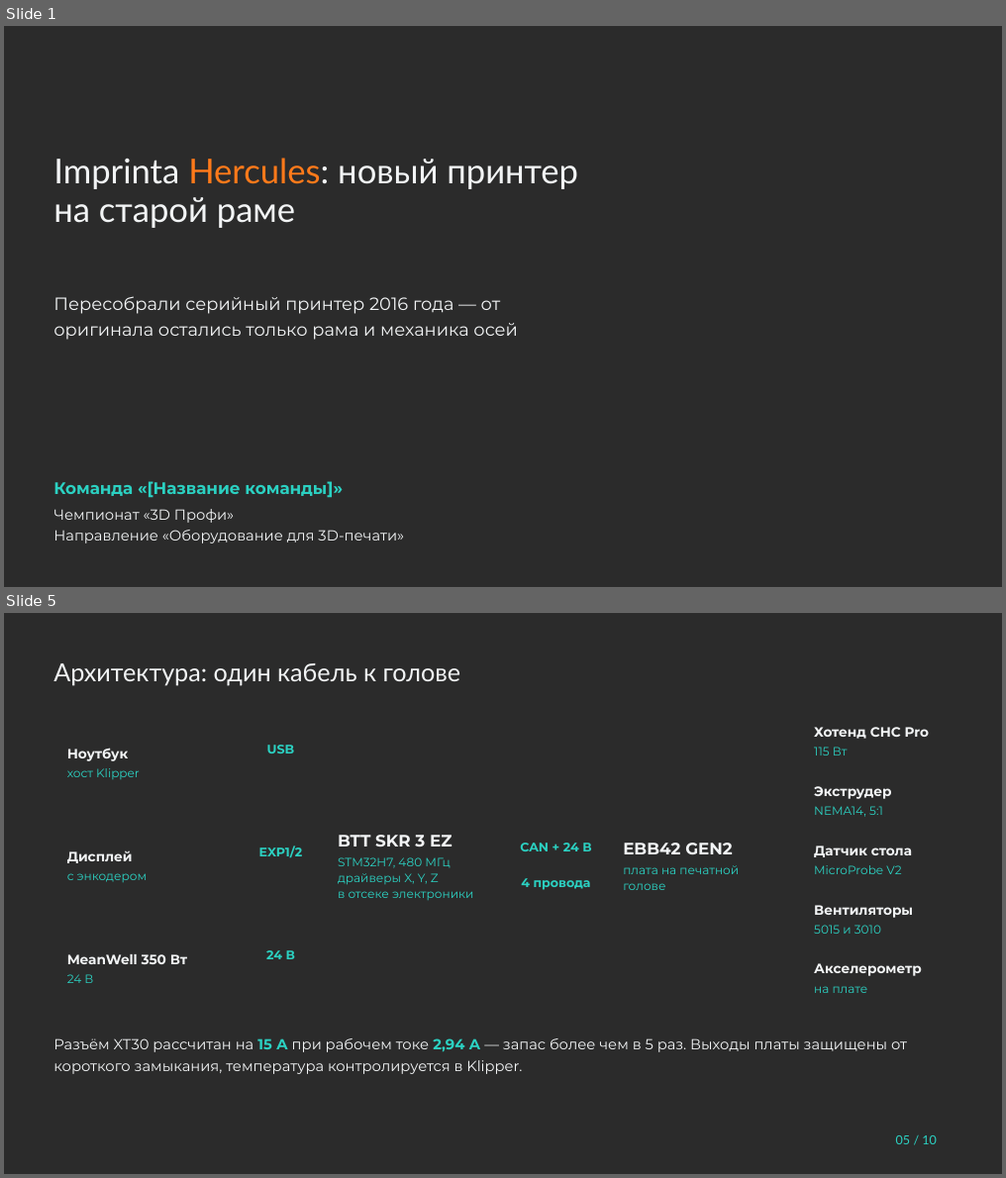
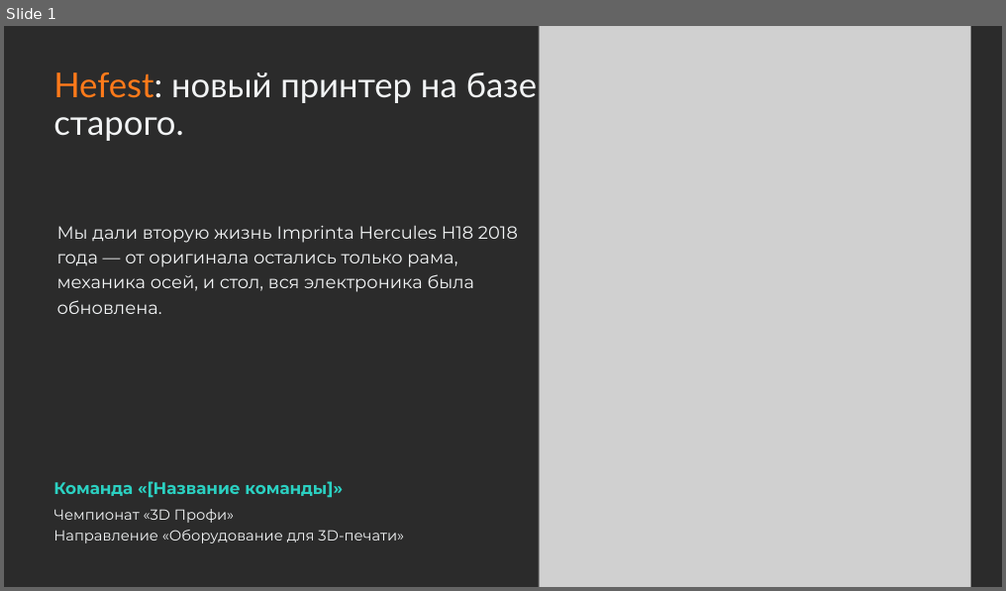
Before and after one commit to pmixay/3d-project, a slide deck: submission/Hercules_prezentaciya.pptx. Shown one above the other, each under a label of ours: slides 1 and 5 before the commit, slide 1 after it; the slides between them are not shown. The pictures are 1006x1178 and 1006x591 pixels, drawn with LibreOffice and Linux fonts; fonts in the diff are those of the drawing; grey boxes stand for pictures; background and template pictures are left out; a plain dark background stands for a picture behind light text. Boxes give left, top, right and bottom in pixels: in the first picture for what was removed or moved away, otherwise in the second. Text is boxed around its words. In the diff, an @@ line names an element or a change of style, - is before the commit and + after.

```diff
--- a/submission/Hercules_prezentaciya.pptx
+++ b/submission/Hercules_prezentaciya.pptx
@@ slide 5 removed at (4, 613, 1002, 1174), background picture (left out) @@
@@ text removed at (54, 663, 461, 686) @@
-Архитектура: один кабель к голове
@@ text removed at (814, 727, 930, 739) @@
-Хотенд CHC Pro
@@ text removed at (67, 748, 129, 761) @@
-Ноутбук
@@ text removed at (267, 745, 295, 754) @@
-USB
@@ text removed at (814, 747, 847, 756) @@
-115 Вт
@@ text removed at (67, 768, 140, 779) @@
-хост Klipper
@@ text removed at (814, 786, 891, 799) @@
-Экструдер
@@ text removed at (814, 806, 883, 817) @@
-NEMA14, 5:1
@@ text removed at (259, 846, 303, 859) @@
-EXP1/2
@@ text removed at (338, 835, 452, 847) @@
-BTT SKR 3 EZ
@@ text removed at (520, 843, 591, 852) @@
-CAN + 24 В
@@ text removed at (623, 843, 733, 855) @@
-EBB42 GEN2
@@ text removed at (814, 846, 912, 858) @@
-Датчик стола
@@ text removed at (67, 851, 133, 863) @@
-Дисплей
@@ text removed at (67, 873, 147, 882) @@
-с энкодером
@@ text removed at (338, 858, 473, 900) @@
-STM32H7, 480 МГц
-драйверы X, Y, Z
-в отсеке электроники
@@ text removed at (521, 878, 591, 890) @@
-4 провода
@@ text removed at (623, 865, 739, 890) @@
-плата на печатной голове
@@ text removed at (814, 865, 901, 874) @@
-MicroProbe V2
@@ text removed at (814, 905, 913, 918) @@
-Вентиляторы
@@ text removed at (814, 925, 881, 934) @@
-5015 и 3010
@@ text removed at (67, 955, 187, 964) @@
-MeanWell 350 Вт
@@ text removed at (266, 951, 295, 959) @@
-24 В
@@ text removed at (814, 963, 922, 976) @@
-Акселерометр
@@ text removed at (67, 974, 93, 983) @@
-24 В
@@ text removed at (814, 986, 868, 993) @@
-на плате
@@ text removed at (54, 1039, 907, 1074) @@
-Разъём XT30 рассчитан на 15 А при рабочем токе 2,94 А — запас более чем в 5 раз. Выходы платы защищены от короткого замыкания, температура контролируется в Klipper.
@@ text removed at (896, 1136, 937, 1145) @@
-05 / 10
@@ slide 1 changed as well @@
@@ picture added at (539, 26, 970, 587) @@
@@ text at (54, 73, 537, 141): text changed @@
-Imprinta Hercules: новый принтер на старой раме
+Hefest: новый принтер на базе старого.
@@ text at (57, 226, 518, 292): text changed @@
-Пересобрали серийный принтер 2016 года — от оригинала остались только рама и механика осей
+Мы дали вторую жизнь Imprinta Hercules H18 2018 года — от оригинала остались только рама, механика осей, и стол, вся электроника была обновлена.
```
Also in this commit, not shown: 7 other slides changed, 1 slide added, 1 other slide removed, 8 other files.
